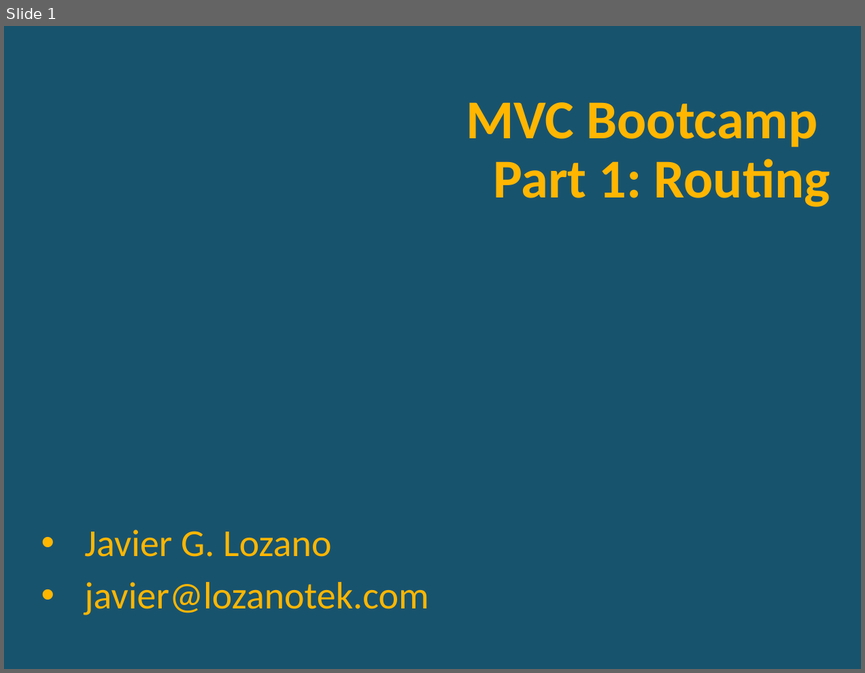
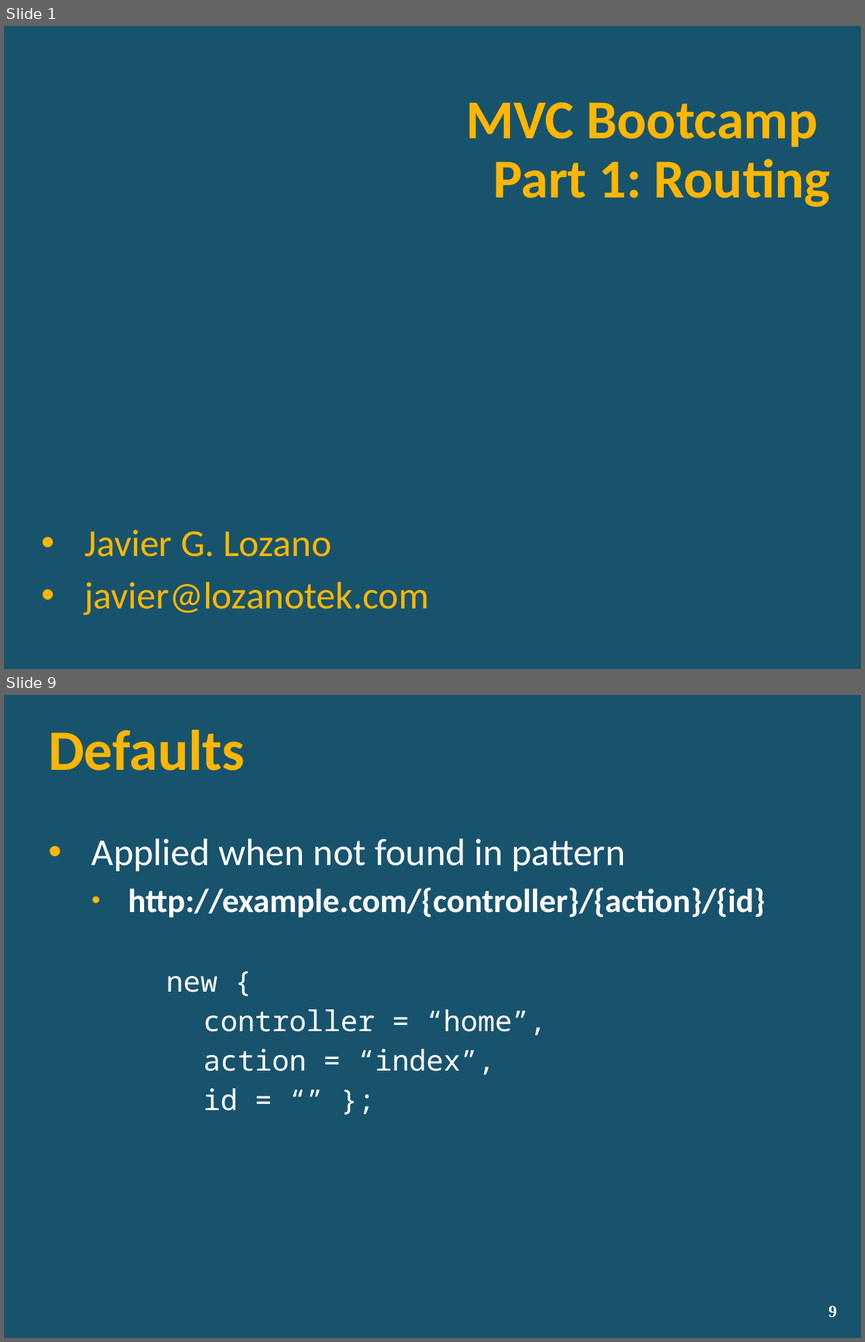
Before and after one commit to lozanotek/MVCBootcamp, a slide deck: slides/part1_routing.pptx. Shown one above the other, each under a label of ours: slide 1 before the commit, slides 1 and 9 after it; the slides between them are not shown. The pictures are 865x673 and 865x1342 pixels, drawn with LibreOffice and Linux fonts; fonts in the diff are those of the drawing; background and template pictures are left out. Boxes give left, top, right and bottom in pixels: in the first picture for what was removed or moved away, otherwise in the second. Text is boxed around its words. In the diff, an @@ line names an element or a change of style, - is before the commit and + after.

```diff
--- a/slides/part1_routing.pptx
+++ b/slides/part1_routing.pptx
@@ slide 9 added at (4, 695, 861, 1338), background picture (left out) @@
@@ title added at (48, 730, 245, 770), 48 pt, text #FFB601, bold @@
+Defaults
@@ text added at (92, 838, 765, 1110), 28 pt, text #FFFFFF @@
+• Applied when not found in pattern
+  • http://example.com/{controller}/{action}/{id}
+    new {
+      controller = “home”,
+      action = “index”,
+      id = “” };
@@ page number added at (828, 1305, 836, 1317), 14 pt, text #FFFFFF, bold @@
+9
```
Also in this commit, not shown: 12 other slides added, 2 slides removed.
